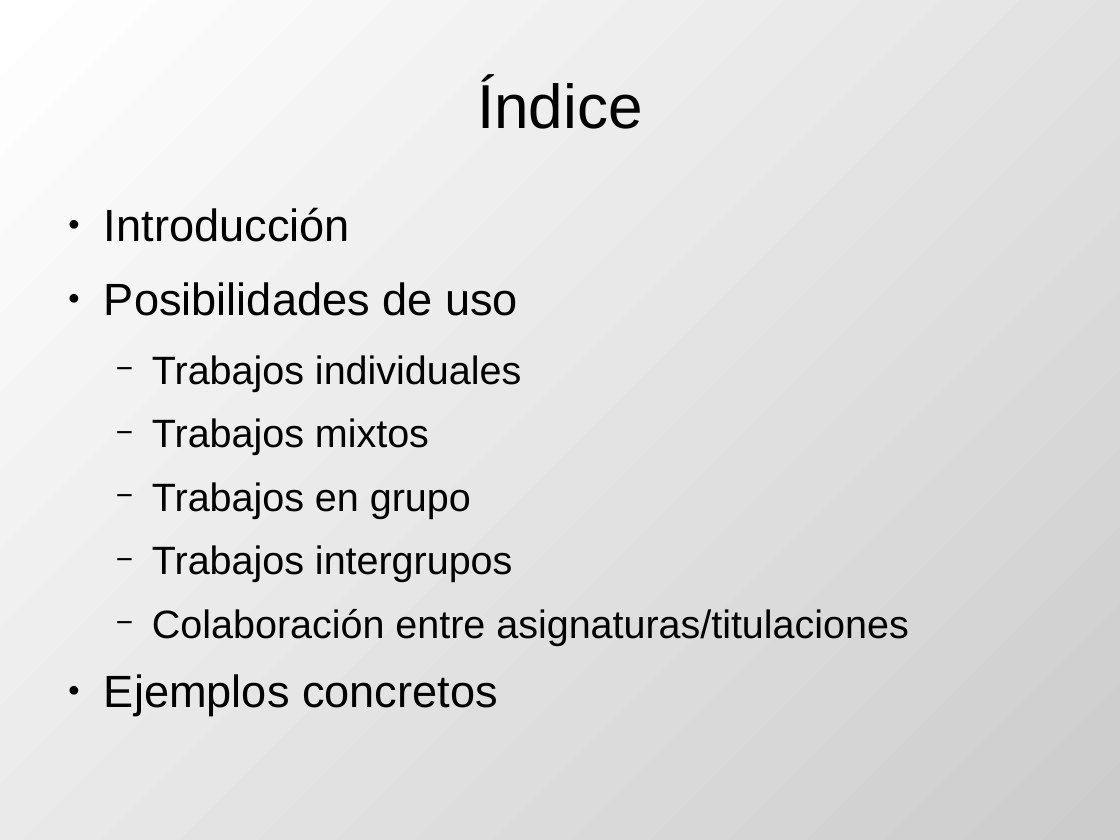
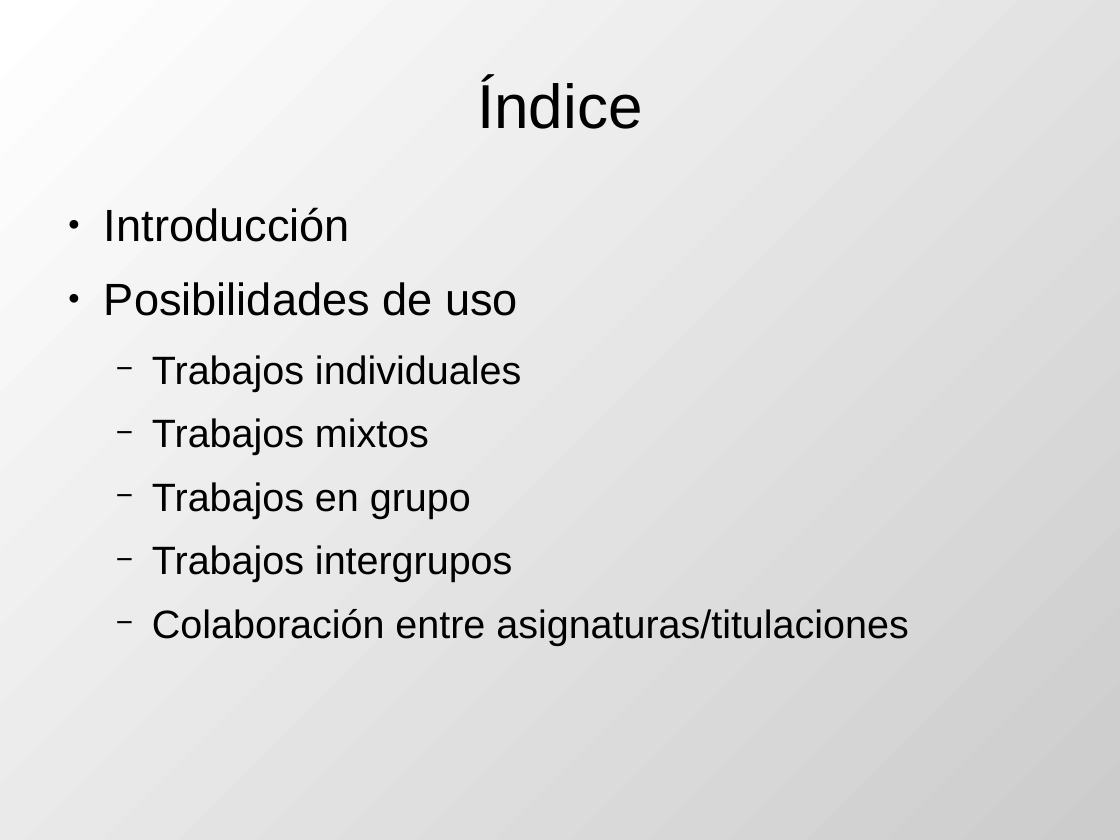
Before and after one commit to DrPantera/wikis4education, a slide deck: slide 2 of uca-2017/tema-2-WikisEnEducacion.odp. Drawn at 1120x840 pixels with LibreOffice and Linux fonts; fonts in the diff are those of the drawing. Boxes give left, top, right and bottom in pixels: in the first picture for what was removed or moved away, otherwise in the second. Text is boxed around its words. In the diff, an @@ line names an element or a change of style, - is before the commit and + after.

```diff
--- a/uca-2017/tema-2-WikisEnEducacion.odp
+++ b/uca-2017/tema-2-WikisEnEducacion.odp
@@ text at bbox=[104, 674, 498, 715]: paragraph removed @@
-● Ejemplos concretos
```
Also in this commit, not shown: 9 slides removed, 7 other files.
